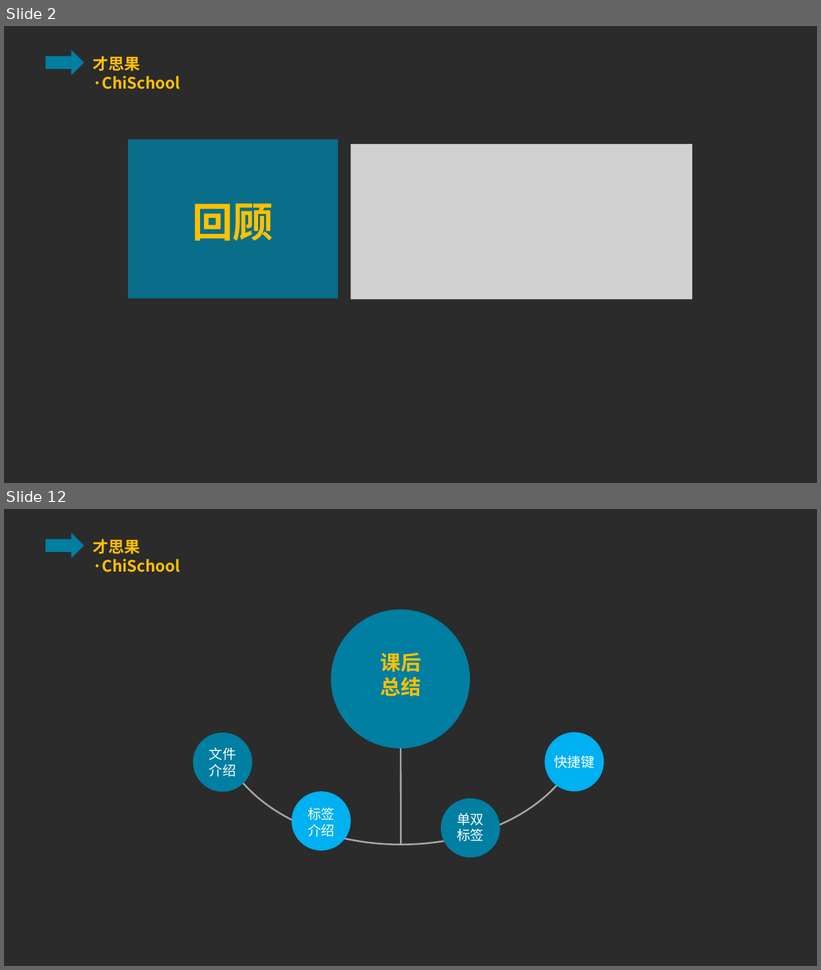
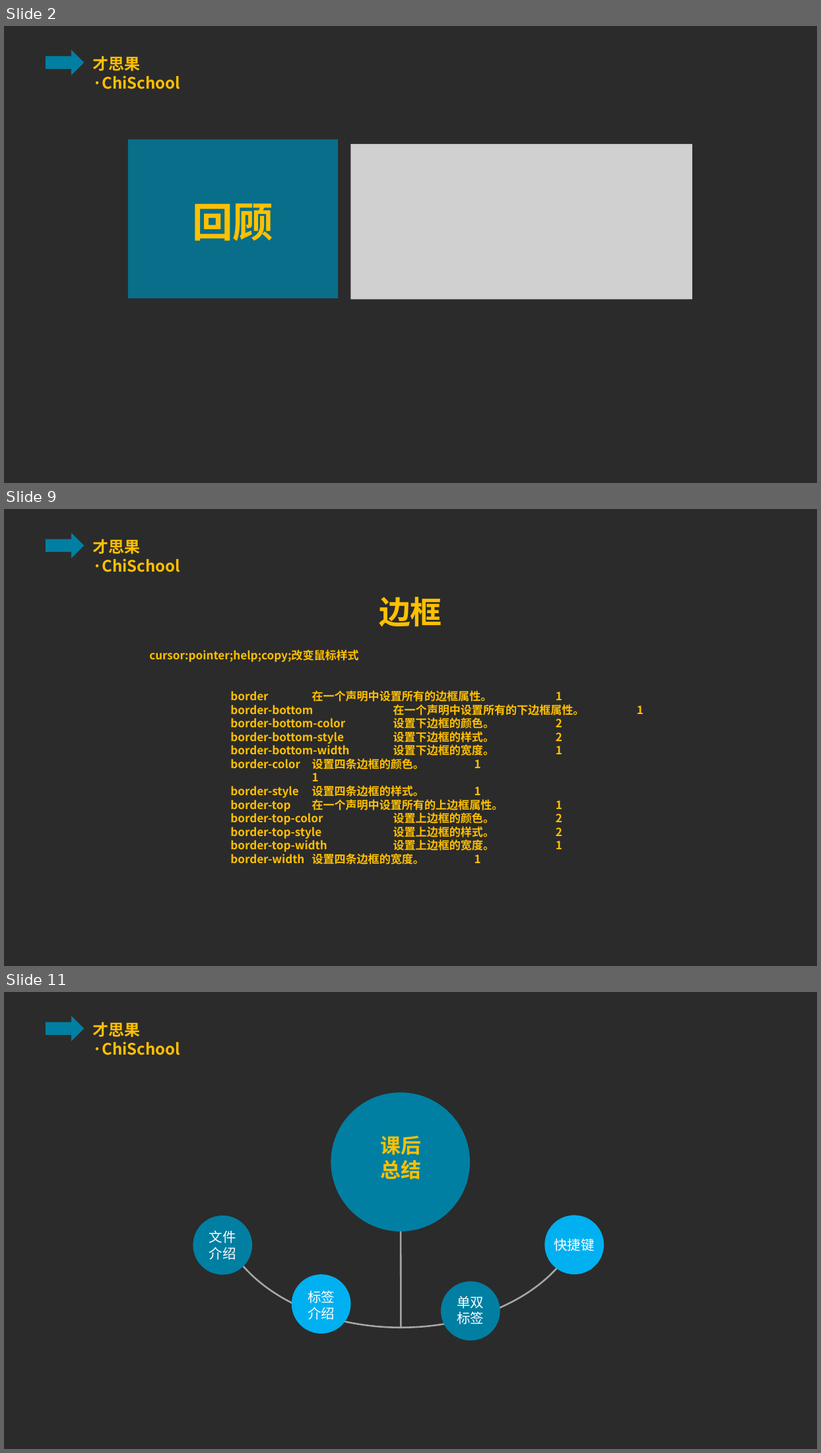
Before and after one commit to ppliu1987/chichool, a slide deck: html/class/lesson_six/lesson_six.pptx. Shown one above the other, each under a label of ours: slides 2 and 12 before the commit, slides 2, 9 and 11 after it; the slides between them are not shown. The pictures are 821x970 and 821x1453 pixels, drawn with LibreOffice and Linux fonts; fonts in the diff are those of the drawing; grey boxes stand for pictures; background and template pictures are left out; a plain dark background stands for a picture behind light text. Boxes give left, top, right and bottom in pixels: in the first picture for what was removed or moved away, otherwise in the second. Text is boxed around its words. In the diff, an @@ line names an element or a change of style, - is before the commit and + after.

```diff
--- a/html/class/lesson_six/lesson_six.pptx
+++ b/html/class/lesson_six/lesson_six.pptx
@@ slide 9 added at [4,509,817,966], background picture (left out); not listed: 2 template elements that a slide beside it also shows @@
@@ text added at [379,597,442,627], 28 pt, text #FFC000, bold @@
+边框
@@ text added at [149,650,585,865], 10 pt, text #FFC000, bold @@
+cursor:pointer;help;copy;改变鼠标样式
+border 在一个声明中设置所有的边框属性。 1
+border-bottom 在一个声明中设置所有的下边框属性。 1
+border-bottom-color 设置下边框的颜色。 2
+border-bottom-style 设置下边框的样式。 2
+border-bottom-width 设置下边框的宽度。 1
+border-color 设置四条边框的颜色。 1
+1
+border-style 设置四条边框的样式。 1
+border-top 在一个声明中设置所有的上边框属性。 1
+border-top-color 设置上边框的颜色。 2
+border-top-style 设置上边框的样式。 2
+border-top-width 设置上边框的宽度。 1
+border-width 设置四条边框的宽度。 1
@@ what was slide 12 is now slide 11 @@
```
Also in this commit, not shown: 7 other slides added, 9 slides removed, 3 other files.
